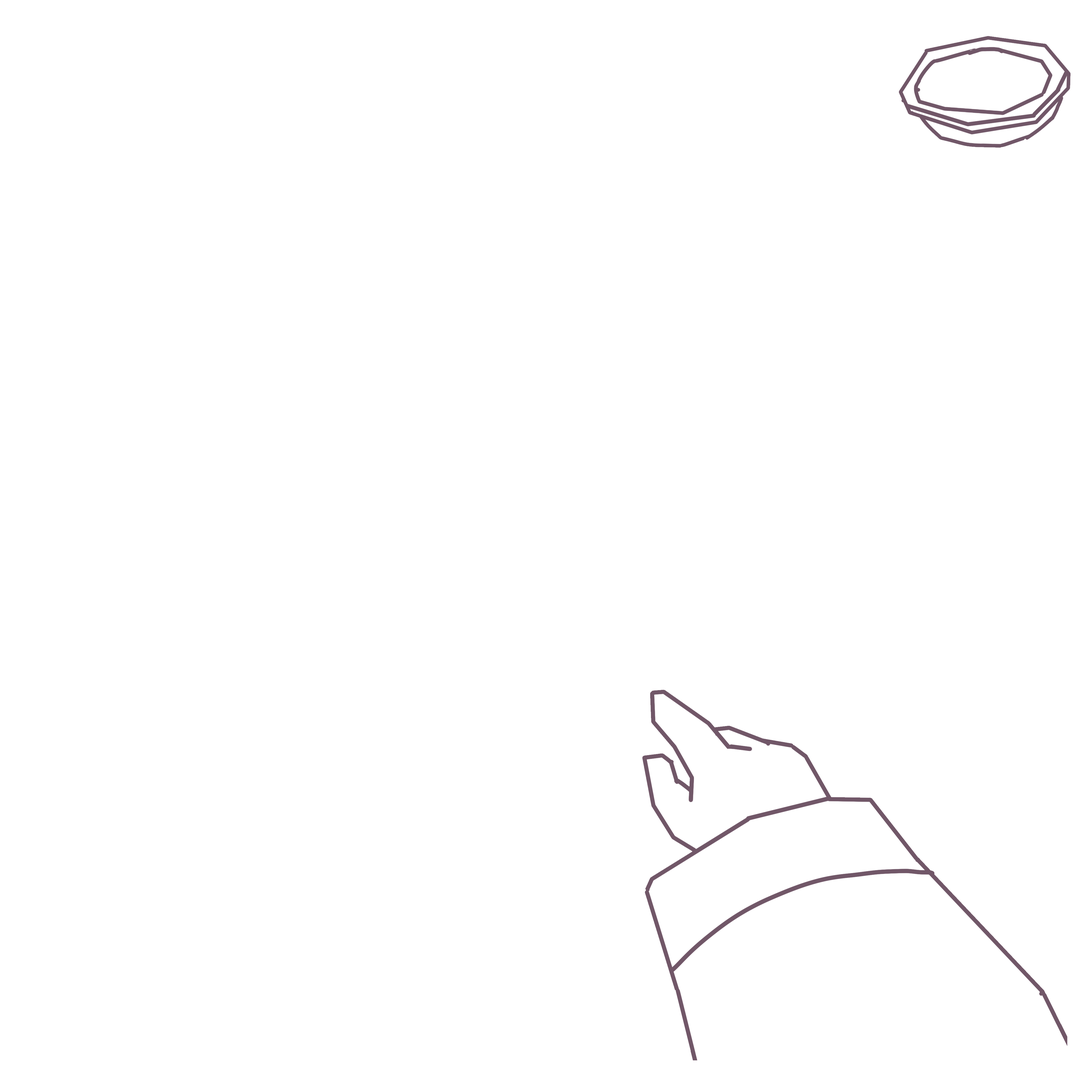
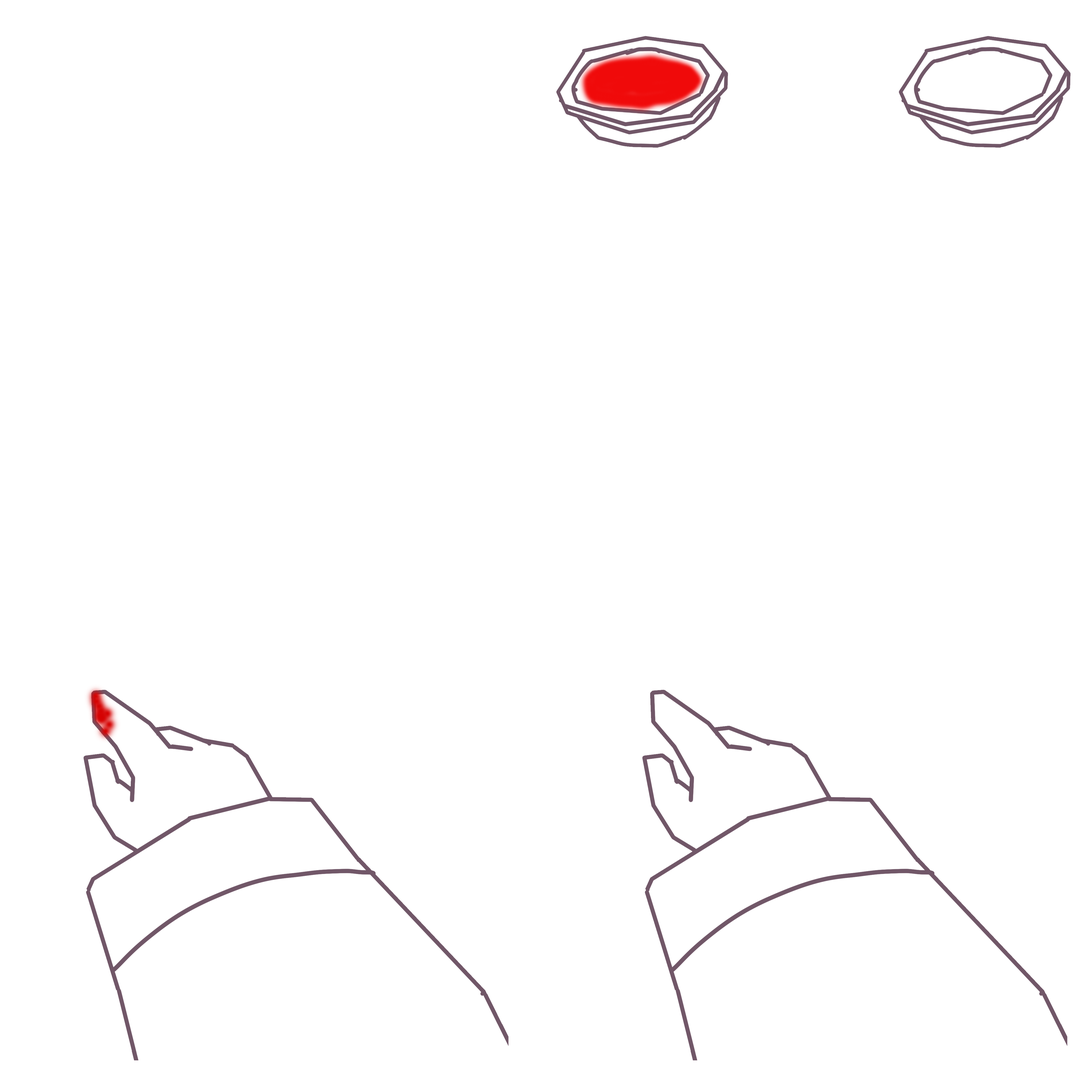
Layers edited between the first and the second 1091px x 1091px image:
added layer "图层 1" above "图层 2" over box(556, 35, 729, 148)
added layer "图层 2" above "颜料盒子" over box(83, 685, 509, 1061)
